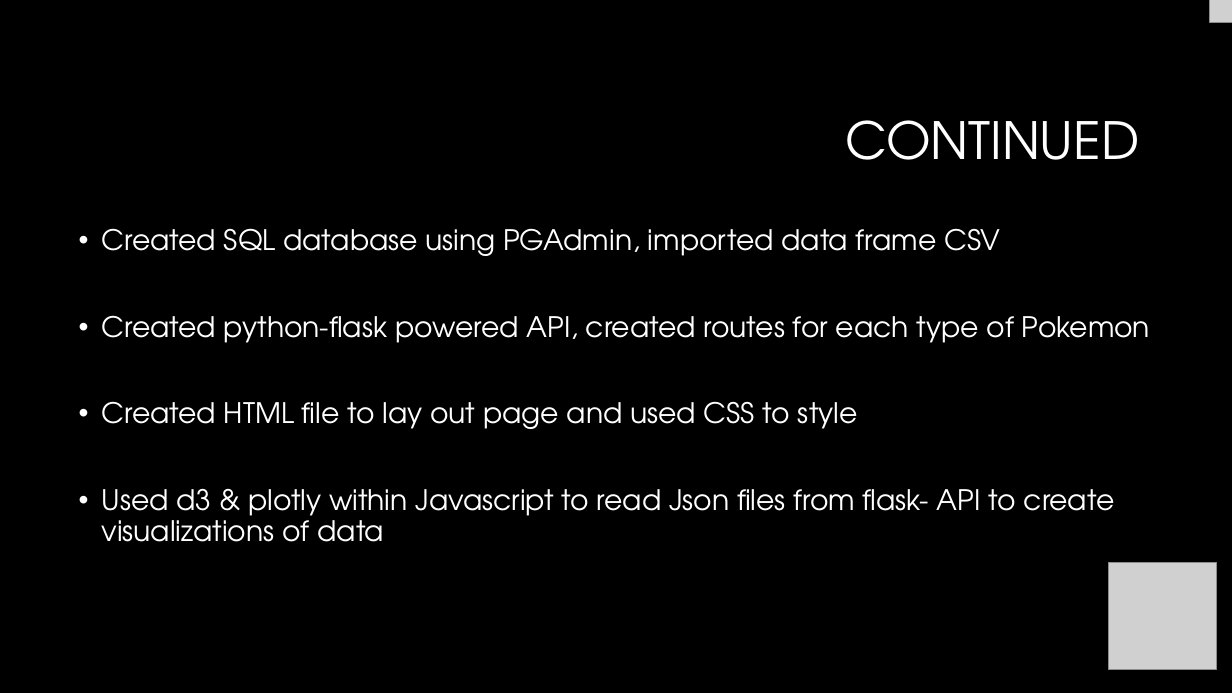
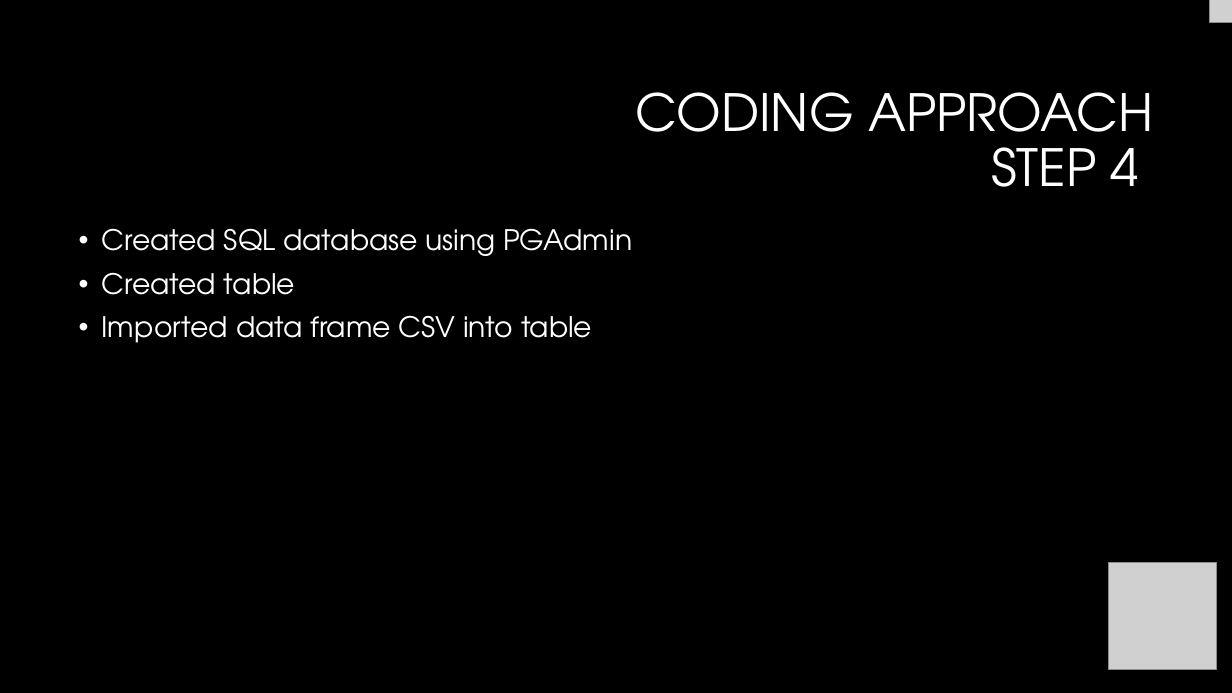
Before and after one commit to Dbuescher8/Pokemon-Project2, a slide deck: slide 6 of Presentation 2.pptx (slide 4 before the commit). Drawn at 1232x693 pixels with LibreOffice and Linux fonts; fonts in the diff are those of the drawing; grey boxes stand for pictures; background and template pictures are left out. Boxes give left, top, right and bottom in pixels: in the first picture for what was removed or moved away, otherwise in the second. Text is boxed around its words. In the diff, an @@ line names an element or a change of style, - is before the commit and + after.

```diff
--- a/Presentation 2.pptx
+++ b/Presentation 2.pptx
@@ title at bbox=[636, 92, 1153, 187]: text changed @@
-CONTINUED
+CODING APPROACH
+STEP 4
@@ text at bbox=[102, 228, 632, 343]: text changed @@
-• Created SQL database using PGAdmin, imported data frame CSV
-• Created python-flask powered API, created routes for each type of Pokemon
-• Created HTML file to lay out page and used CSS to style
-• Used d3 & plotly within Javascript to read Json files from flask- API to create visualizations of data
+• Created SQL database using PGAdmin
+• Created table
+• Imported data frame CSV into table
```
Also in this commit, not shown: 2 other slides changed, 7 slides added, 2 slides removed.
